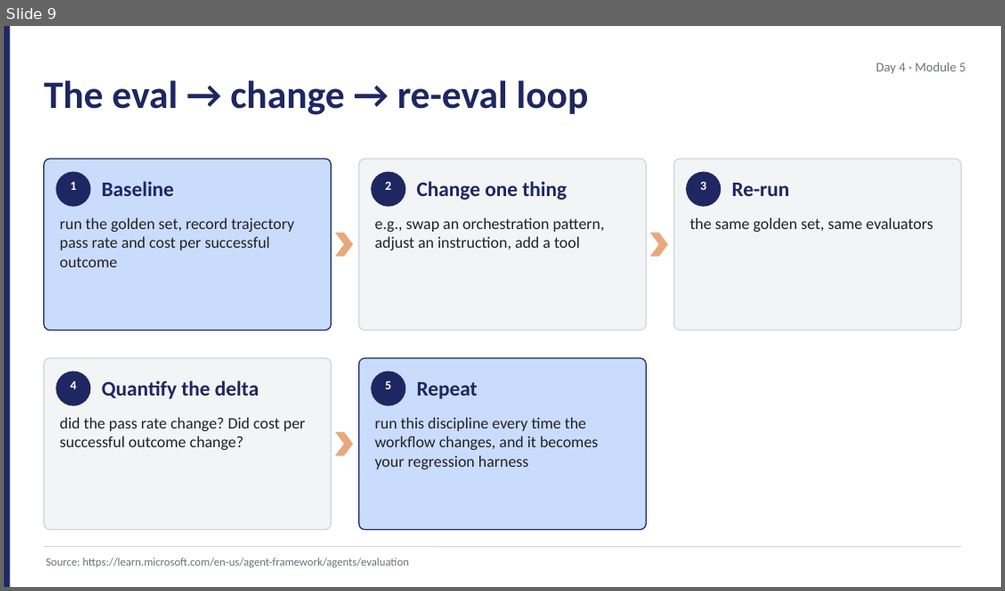
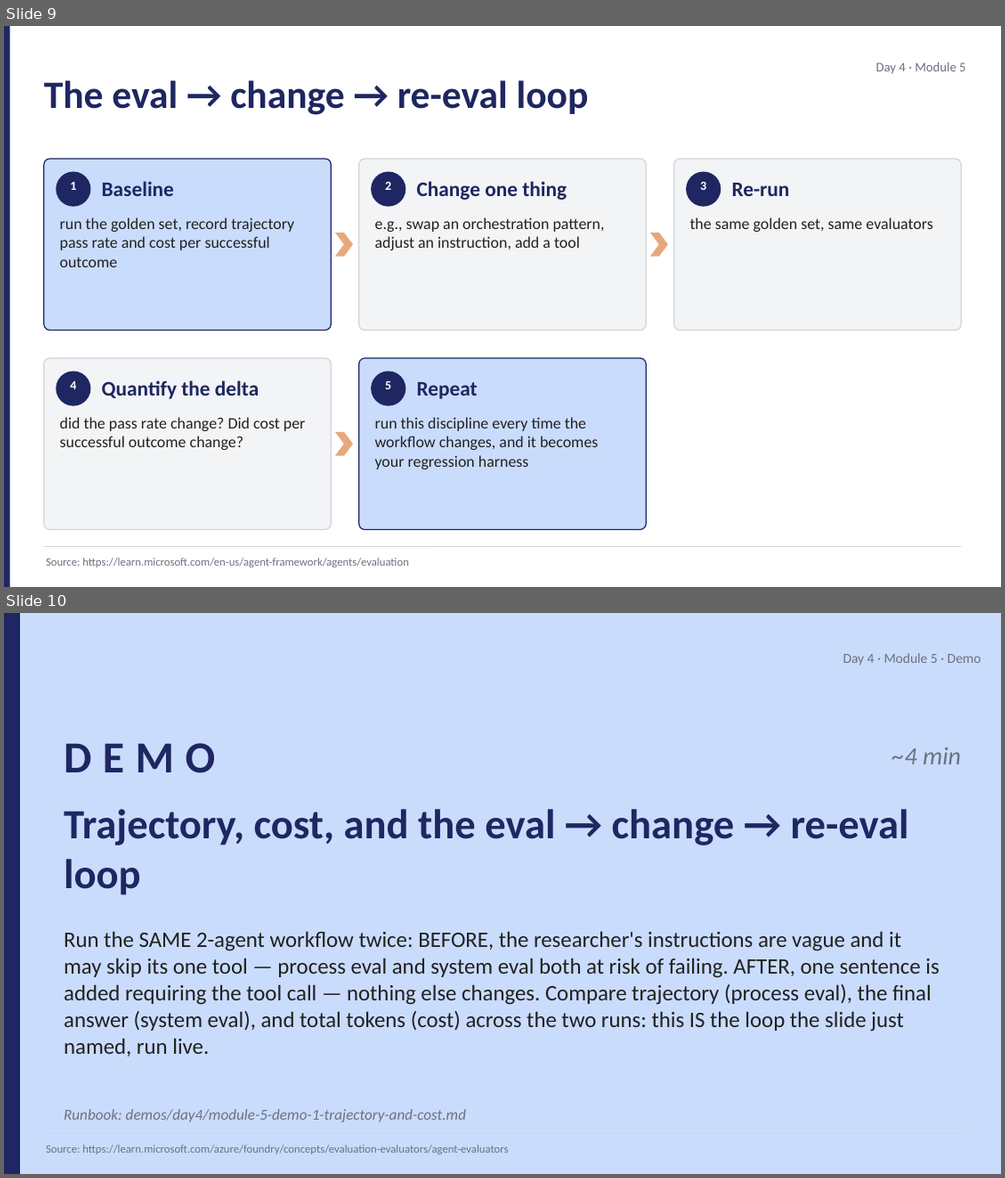
Before and after one commit to JimPiquant/Building-AI-Apps-and-Agents, a slide deck: decks/day4/module-5-evaluation.pptx. Shown one above the other, each under a label of ours: slide 9 before the commit, slides 9 and 10 after it. The pictures are 1005x591 and 1005x1178 pixels, drawn with LibreOffice and Linux fonts; fonts in the diff are those of the drawing. Boxes give left, top, right and bottom in pixels: in the first picture for what was removed or moved away, otherwise in the second. Text is boxed around its words. In the diff, an @@ line names an element or a change of style, - is before the commit and + after.

```diff
--- a/decks/day4/module-5-evaluation.pptx
+++ b/decks/day4/module-5-evaluation.pptx
@@ slide 10 added at [4, 613, 1001, 1174], background #CADCFC @@
@@ rectangle added at [4, 613, 20, 1173], fill #1E2761 @@
@@ text added at [843, 653, 981, 666], 10 pt, text #6B7280 @@
+Day 4 · Module 5 · Demo
@@ text added at [64, 743, 215, 773], 32 pt, text #1E2761, bold @@
+DEMO
@@ text added at [892, 747, 961, 764], 18 pt, text #6B7280, italic @@
+~4 min
@@ text added at [64, 809, 909, 895], 30 pt, text #1E2761, bold @@
+Trajectory, cost, and the eval → change → re-eval loop
@@ text added at [64, 931, 938, 1056], 16 pt, text #212121 @@
+Run the SAME 2-agent workflow twice: BEFORE, the researcher's instructions are vague and it may skip its one tool — process eval and system eval both at risk of failing. AFTER, one sentence is added requiring the tool call — nothing else changes. Compare trajectory (process eval), the final answer (system eval), and total tokens (cost) across the two runs: this IS the loop the slide just named, run live.
@@ text added at [64, 1109, 466, 1122], 11 pt, text #6B7280, italic @@
+Runbook: demos/day4/module-5-demo-1-trajectory-and-cost.md
@@ line added from (44, 1134) to (961, 1134), #D1D5DB 0.5 pt @@
@@ text added at [46, 1144, 508, 1154], 8.2 pt, text #6B7280 @@
+Source: https://learn.microsoft.com/azure/foundry/concepts/evaluation-evaluators/agent-evaluators
```
Also in this commit, not shown: 12 other files.
